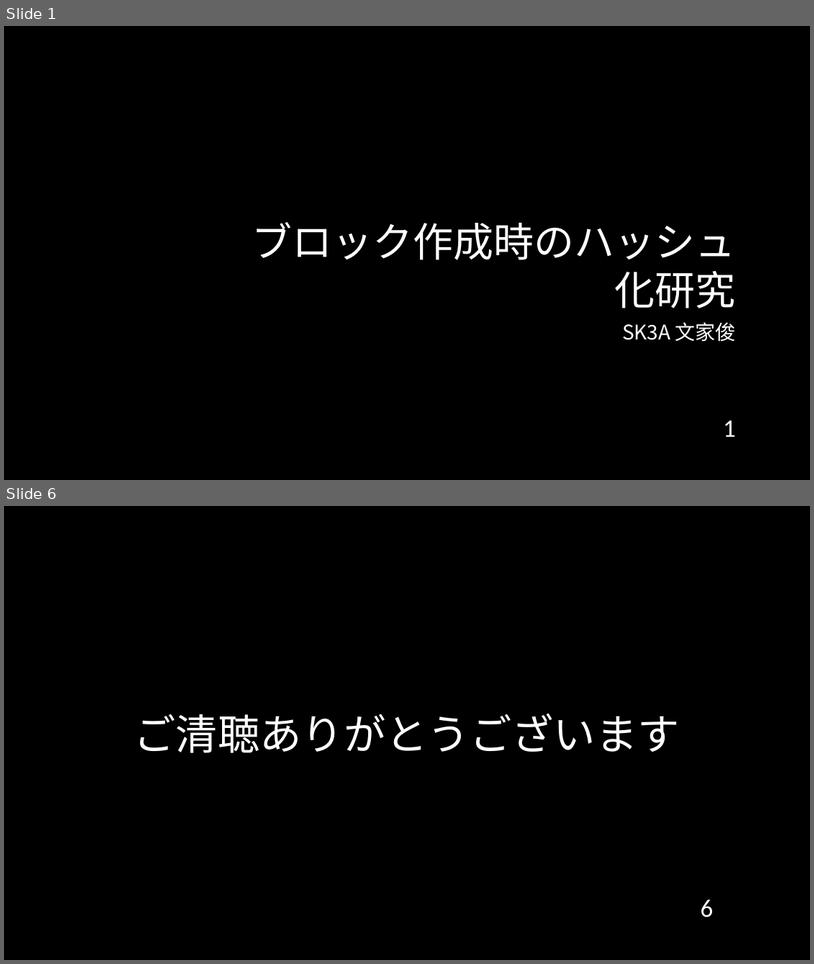
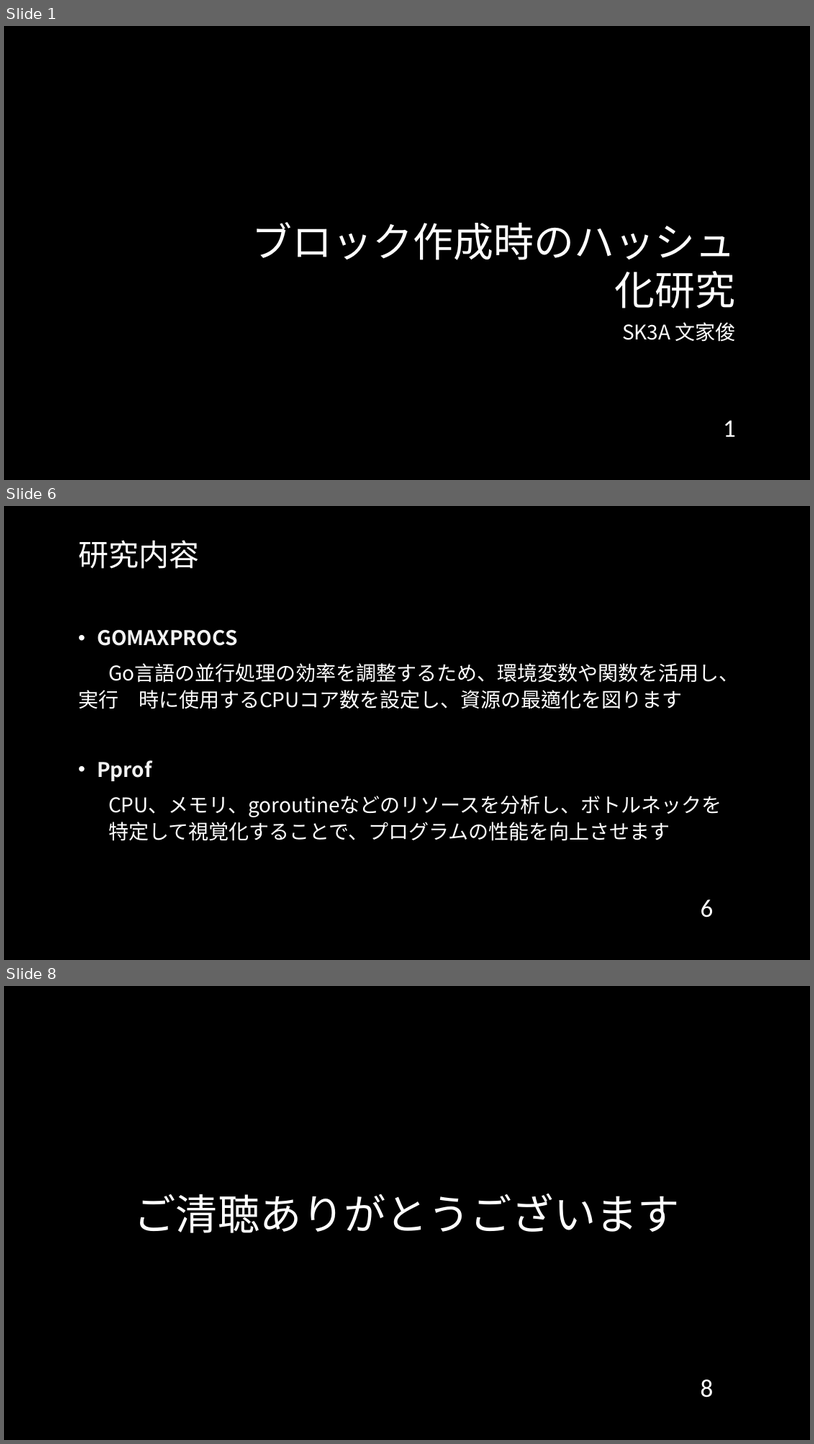
Before and after one commit to cyrusmanosa/Ecc-Year-3, a slide deck: Y3-Sem2/ITゼミ演習II/2024年度_11月報告会_Sk3a04_文家俊.pptx. Shown one above the other, each under a label of ours: slides 1 and 6 before the commit, slides 1, 6 and 8 after it; the slides between them are not shown. The pictures are 814x964 and 814x1444 pixels, drawn with LibreOffice and Linux fonts; fonts in the diff are those of the drawing; background and template pictures are left out. Boxes give left, top, right and bottom in pixels: in the first picture for what was removed or moved away, otherwise in the second. Text is boxed around its words. In the diff, an @@ line names an element or a change of style, - is before the commit and + after.

```diff
--- a/Y3-Sem2/ITゼミ演習II/2024年度_11月報告会_Sk3a04_文家俊.pptx
+++ b/Y3-Sem2/ITゼミ演習II/2024年度_11月報告会_Sk3a04_文家俊.pptx
@@ slide 6 added at (x1=4, y1=506, x2=810, y2=960), background picture (left out) @@
@@ title added at (x1=78, y1=540, x2=199, y2=569), 36 pt, text #FFFFFF @@
+研究内容
@@ text added at (x1=78, y1=630, x2=739, y2=841), 24 pt, text #FFFFFF @@
+• GOMAXPROCS
+Go言語の並行処理の効率を調整するため、環境変数や関数を活用し、実行 時に使用するCPUコア数を設定し、資源の最適化を図ります
+• Pprof
+  CPU、メモリ、goroutineなどのリソースを分析し、ボトルネックを特定して視覚化することで、プログラムの性能を向上させます
@@ page number added at (x1=701, y1=899, x2=714, y2=917), 30 pt, text #FFFFFF @@
+6
@@ what was slide 6 is now slide 8 @@
@@ page number at (x1=701, y1=1379, x2=714, y2=1397): text changed @@
-6
+8
```
Also in this commit, not shown: 3 slides changed, 3 other slides added, 1 slide removed, 13 other files.
